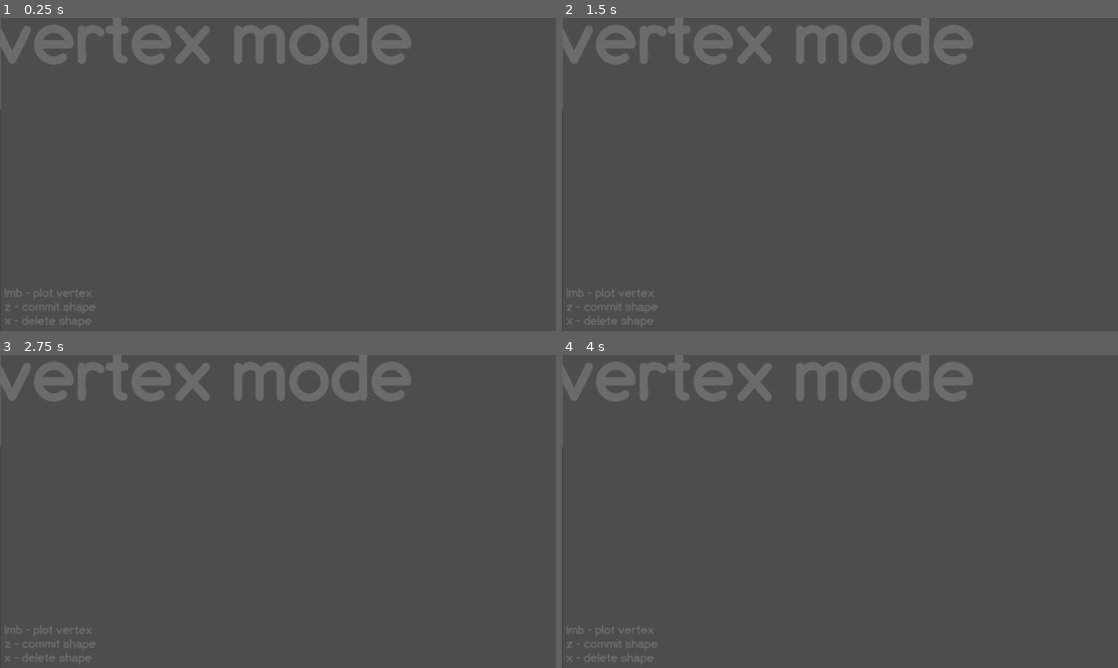
Above: before the commit, frames 1-4 (two rows, left to right).
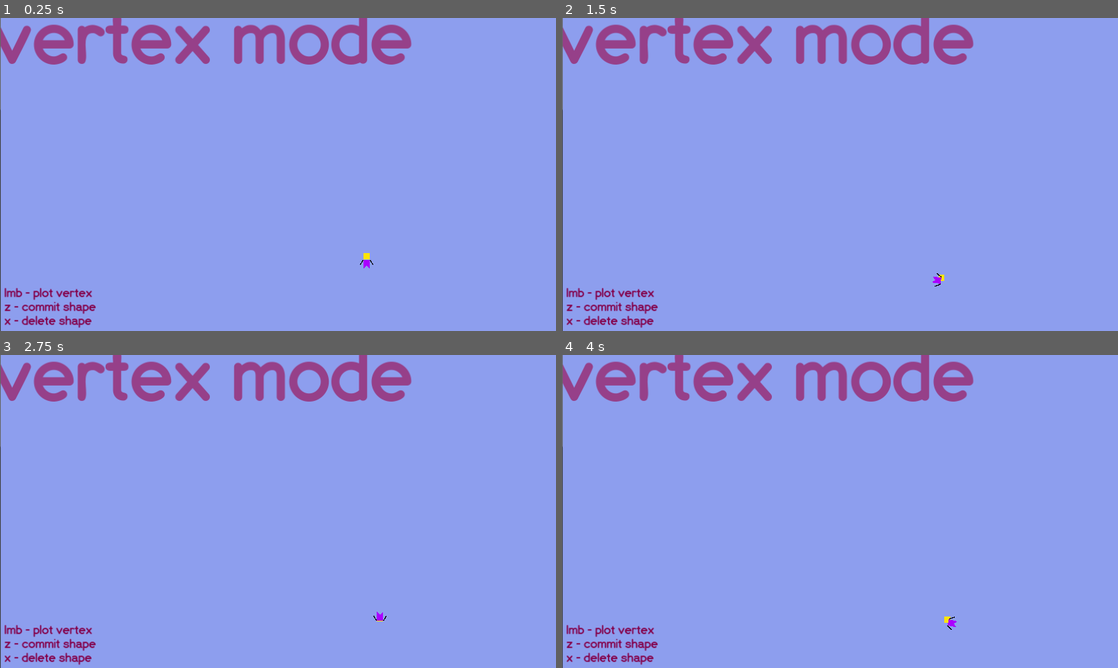
Above: after the commit, the same moments.

Repository: gamesforklaus/brainfluff
Game: Godot game, scene res://scene/root.tscn
Same seed, same stepped clock (60 frames per second), same inputs: the game is played once before the commit and once after it. Sound files missing from this copy of the repository are replaced by a short silence.
Inputs (mouse positions are in pixels of both pictures, inside the frame that each line leads up to):
- Up to frame 1 (0.25 s): no input
- Up to frame 2 (1.5 s): tap Enter at 0.5 s; move the mouse to (962, 158) at 0.52 s; hold Right (rightMove, bound only after the commit) 0.53-1.28 s; tap Space (jumpAction, bound only after the commit) at 0.6, 0.77, 1.07 s; click (962, 158) at 0.67 s; move the mouse to (728, 190) at 1.27 s; hold Left (leftMove, bound only after the commit) from 1.28 s (still down); tap Z at 1.35 s
- Up to frame 3 (2.75 s): tap Space (jumpAction, bound only after the commit) at 1.52, 1.55, 1.82, 2.3 s; move the mouse to (333, 442) at 2.02 s; release Left (leftMove, bound only after the commit) at 2.03 s; hold Right (rightMove, bound only after the commit) from 2.03 s (still down); tap X at 2.1 s
- Up to frame 4 (4 s): tap Space (jumpAction, bound only after the commit) at 2.75, 2.85, 3.02, 3.32, 3.77, 3.8 s; move the mouse to (812, 574) at 2.77 s; click (812, 574) at 2.92 s; tap Enter at 3.5 s; move the mouse to (1006, 558) at 3.52 s; release Right (rightMove, bound only after the commit) at 3.53 s; hold Left (leftMove, bound only after the commit) from 3.53 s (still down); tap Z at 3.6 s

The runs differ from the first frame. In frame 1, 100% of the frame differs, in the area x 0-100%, y 0-100%; in frame 2, 100%; in frame 3, 100%; in frame 4, 100%.

Commit message:
YellowHead v0.01

Diff:
--- a/project.godot
+++ b/project.godot
@@ -59,6 +59,26 @@
 "svg/scale": 3.0
 }
 
+[input]
+
+leftMove={
+"deadzone": 0.5,
+"events": [Object(InputEventKey,"resource_local_to_scene":false,"resource_name":"","device":0,"window_id":0,"alt_pressed":false,"shift_pressed":false,"ctrl_pressed":false,"meta_pressed":false,"pressed":false,"keycode":0,"physical_keycode":4194319,"key_label":0,"unicode":0,"echo":false,"script":null)
+, Object(InputEventKey,"resource_local_to_scene":false,"resource_name":"","device":0,"window_id":0,"alt_pressed":false,"shift_pressed":false,"ctrl_pressed":false,"meta_pressed":false,"pressed":false,"keycode":0,"physical_keycode":65,"key_label":0,"unicode":0,"echo":false,"script":null)
+]
+}
+rightMove={
+"deadzone": 0.5,
+"events": [Object(InputEventKey,"resource_local_to_scene":false,"resource_name":"","device":0,"window_id":0,"alt_pressed":false,"shift_pressed":false,"ctrl_pressed":false,"meta_pressed":false,"pressed":false,"keycode":0,"physical_keycode":4194321,"key_label":0,"unicode":0,"echo":false,"script":null)
+, Object(InputEventKey,"resource_local_to_scene":false,"resource_name":"","device":0,"window_id":0,"alt_pressed":false,"shift_pressed":false,"ctrl_pressed":false,"meta_pressed":false,"pressed":false,"keycode":0,"physical_keycode":68,"key_label":0,"unicode":0,"echo":false,"script":null)
+]
+}
+jumpAction={
+"deadzone": 0.5,
+"events": [Object(InputEventKey,"resource_local_to_scene":false,"resource_name":"","device":0,"window_id":0,"alt_pressed":false,"shift_pressed":false,"ctrl_pressed":false,"meta_pressed":false,"pressed":false,"keycode":0,"physical_keycode":32,"key_label":0,"unicode":0,"echo":false,"script":null)
+]
+}
+
 [physics]
 
 2d/run_on_separate_thread=true
@@ -66,3 +86,4 @@
 [rendering]
 
 renderer/rendering_method="mobile"
+environment/defaults/default_clear_color=Color(0.552941, 0.619608, 0.933333, 1)
--- /dev/null
+++ b/scene/property/swatch_property.tscn
@@ -0,0 +1,3 @@
+[gd_scene format=3 uid="uid://nidui24hp1p2"]
+
+[node name="swatch" type="HBoxContainer"]
--- a/scene/root.tscn
+++ b/scene/root.tscn
@@ -1,18 +1,19 @@
-[gd_scene load_steps=5 format=3 uid="uid://djeks4n1klevb"]
+[gd_scene load_steps=6 format=3 uid="uid://c3e36315gytnu"]
 
 [ext_resource type="FontFile" uid="uid://18rahk40gh2j" path="res://fnt/EspressoDolce.ttf" id="1_q8hnx"]
 [ext_resource type="Script" path="res://script/tool.gd" id="2_m2to2"]
 [ext_resource type="PackedScene" uid="uid://dhhxr3dbvqhoy" path="res://scene/tools/vertex_tool.tscn" id="3_yymin"]
+[ext_resource type="Script" path="res://script/Player.gd" id="4_yaybw"]
 
-[sub_resource type="AudioStreamWAV" id="AudioStreamWAV_5podo"]
-loop_mode = 1
+[sub_resource type="RectangleShape2D" id="RectangleShape2D_os34n"]
+size = Vector2(14, 14)
 
 [node name="root" type="Node"]
 
 [node name="ui" type="CanvasLayer" parent="."]
 
 [node name="mode" type="RichTextLabel" parent="ui"]
-modulate = Color(1, 1, 1, 0.4)
+modulate = Color(1, 0.113725, 0.568627, 0.670588)
 offset_left = -18.0
 offset_top = -41.0
 offset_right = 1346.0
@@ -26,7 +27,7 @@
 metadata/_edit_lock_ = true
 
 [node name="instruction" type="RichTextLabel" parent="ui"]
-modulate = Color(1, 1, 1, 0.4)
+modulate = Color(0.85098, 0, 0.47451, 1)
 clip_contents = false
 offset_left = 10.0
 offset_top = 618.0
@@ -56,15 +57,68 @@
 
 [node name="vertex_tool" parent="tool_manager" instance=ExtResource("3_yymin")]
 
-[node name="AudioStreamPlayer" type="AudioStreamPlayer" parent="tool_manager"]
-stream = SubResource("AudioStreamWAV_5podo")
-volume_db = 0.444
-autoplay = true
-
 [node name="world" type="Node2D" parent="."]
 
 [node name="geometry" type="Node" parent="world"]
 
+[node name="StaticBody2D" type="StaticBody2D" parent="world/geometry"]
+
+[node name="CollisionPolygon2D" type="CollisionPolygon2D" parent="world/geometry/StaticBody2D"]
+polygon = PackedVector2Array(158, 251, 250, 251, 236, 310, 173, 310)
+
 [node name="connector" type="Node" parent="world"]
 
 [node name="editor_cam" type="Camera2D" parent="world"]
+position_smoothing_enabled = true
+
+[node name="player" type="Node" parent="world"]
+
+[node name="RigidBody2D" type="RigidBody2D" parent="world/player"]
+position = Vector2(204, 172)
+script = ExtResource("4_yaybw")
+
+[node name="RigidBody2D" type="RigidBody2D" parent="world/player/RigidBody2D"]
+mass = 0.25
+
+[node name="Polygon2D2" type="Polygon2D" parent="world/player/RigidBody2D/RigidBody2D"]
+color = Color(1, 0.898039, 0, 1)
+polygon = PackedVector2Array(-7, -5, 7, -5, 7, -19, -7, -19)
+
+[node name="CollisionShape2D" type="CollisionShape2D" parent="world/player/RigidBody2D/RigidBody2D"]
+position = Vector2(0, -12)
+shape = SubResource("RectangleShape2D_os34n")
+disabled = true
+
+[node name="Polygon2D" type="Polygon2D" parent="world/player/RigidBody2D"]
+position = Vector2(0, -0.0205688)
+scale = Vector2(1, 1.00121)
+color = Color(0.670588, 0, 1, 1)
+polygon = PackedVector2Array(-7, 17, 0, 9.3134, 7, 17, 7, -3.86364, 0, -3.86364, -7, -3.86364)
+
+[node name="Line2D" type="Line2D" parent="world/player/RigidBody2D/Polygon2D"]
+position = Vector2(0, -0.97824)
+scale = Vector2(1, 0.993506)
+points = PackedVector2Array(-8, -3, -15, 9)
+width = 2.0
+default_color = Color(0, 0, 0, 1)
+sharp_limit = 1.0
+round_precision = 6
+
+[node name="Line2D2" type="Line2D" parent="world/player/RigidBody2D/Polygon2D"]
+position = Vector2(1.56724e-08, 5.01451)
+rotation = -3.14159
+scale = Vector2(1, 0.993506)
+points = PackedVector2Array(-15, -2.99993, -7.99996, 9.00004)
+width = 2.0
+default_color = Color(0, 0, 0, 1)
+sharp_limit = 1.0
+round_precision = 6
+
+[node name="CollisionPolygon2D" type="CollisionPolygon2D" parent="world/player/RigidBody2D"]
+polygon = PackedVector2Array(-7, 17, 0, 9, 7, 17, 7, -4, -7, -4)
+
+[node name="PinJoint2D" type="PinJoint2D" parent="world/player/RigidBody2D"]
+position = Vector2(0, -5)
+node_a = NodePath("..")
+node_b = NodePath("../RigidBody2D")
+softness = 1.16
--- a/scene/vertex_mode.tscn
+++ b/scene/vertex_mode.tscn
@@ -1,8 +1,10 @@
-[gd_scene load_steps=4 format=3 uid="uid://d1udl16al55us"]
+[gd_scene load_steps=6 format=3 uid="uid://d1udl16al55us"]
 
 [ext_resource type="Theme" uid="uid://oa8g4n8ubs05" path="res://gfx/ui/theme.tres" id="1_ij5wm"]
 [ext_resource type="PackedScene" uid="uid://depvnynlv1ise" path="res://scene/property/switch_property.tscn" id="2_v0rlg"]
 [ext_resource type="PackedScene" uid="uid://bbbaa06aawvwb" path="res://scene/property/drop_property.tscn" id="3_nl0jy"]
+[ext_resource type="PackedScene" uid="uid://nidui24hp1p2" path="res://scene/property/swatch_property.tscn" id="4_603iw"]
+[ext_resource type="Script" path="res://script/prop_swatch.gd" id="4_dn2wr"]
 
 [node name="vertex_mode" type="Control"]
 layout_mode = 3
@@ -73,6 +75,35 @@
 TARGET = "vertex/physics"
 DESCRIPTION = "Applies physics to newly plotted geometry."
 
+[node name="swatch" parent="sort" node_paths=PackedStringArray("NAME_NODE", "VALUE_NODE") instance=ExtResource("4_603iw")]
+layout_mode = 2
+script = ExtResource("4_dn2wr")
+NAME_NODE = NodePath("property_name")
+VALUE_NODE = NodePath("ColorPicker")
+NAME = "HEX Color Picker"
+TARGET = "vertex/color"
+DESCRIPTION = "Applies Coloring to your shapes!"
+
+[node name="property_name" type="RichTextLabel" parent="sort/swatch"]
+custom_minimum_size = Vector2(100, 0)
+layout_mode = 2
+bbcode_enabled = true
+text = "Property Name"
+fit_content = true
+
+[node name="ColorPicker" type="ColorPicker" parent="sort/swatch"]
+layout_mode = 2
+color = Color(0, 0, 1, 1)
+edit_alpha = false
+picker_shape = 4
+can_add_swatches = false
+sampler_visible = false
+color_modes_visible = false
+sliders_visible = false
+presets_visible = false
+
+[connection signal="color_changed" from="sort/swatch/ColorPicker" to="sort/swatch" method="_on_color_picker_color_changed"]
+
 [editable path="sort/mode"]
 [editable path="sort/h_origin"]
 [editable path="sort/physics"]
--- /dev/null
+++ b/script/Player.gd
@@ -0,0 +1,16 @@
+# Player.gd, currently just an example taken off the internet that was slightly edited,
+#but hopefully...
+#will evolve into it's own thing.
+extends RigidBody2D
+
+var speed = 40
+var jump_speed = -10
+var gravity = 20
+
+func _physics_process(delta):
+	# Input affects x axis only
+	linear_velocity.x = Input.get_axis("leftMove", "rightMove") * speed
+
+	# Only allow jumping when on the ground
+	if Input.is_action_just_pressed("jumpAction"):
+		linear_velocity.y = jump_speed
--- a/script/config.gd
+++ b/script/config.gd
@@ -9,6 +9,7 @@
 		"h_origin" : true,
 		"mode"     : 0,
 		"physics"  : true,
+		"color"  : 0x0000ff,
 	}
 }
 
--- a/script/poly.gd
+++ b/script/poly.gd
@@ -31,7 +31,12 @@
 
 func _ready() -> void:
 	# Set color
-	set_color(COLOR[type])
+	if type == TYPE.STATIC or type == TYPE.PHYSICS:
+		var colorPick = Config.get_config_value("vertex/color")
+		set_color(colorPick)
+	else:
+		# Set color
+		set_color(COLOR[type])
 
 # FUNCTION
 #-------------------------------------------------------------------------------
--- /dev/null
+++ b/script/prop_swatch.gd
@@ -0,0 +1,21 @@
+# prop_swatch.gd
+extends Property
+class_name ColorProperty
+
+# Swatch property, associated
+# with colors.
+
+# Initialization
+func _ready():
+	# Run init function
+	initialize()
+
+	# Update value to match config
+	var val = Config.get_config_value(TARGET)
+	if val == null:
+		push_warning("Could not obtain config value! - " + str(self))
+		return
+	VALUE_NODE.color = val
+
+func _on_color_picker_color_changed(color):
+	Config.set_config_value(TARGET, color)
--- a/script/sound_bus.gd
+++ b/script/sound_bus.gd
@@ -11,7 +11,8 @@
 	preload("res://snd/delete.wav"),
 	preload("res://snd/joint.wav"),
 	preload("res://snd/plot.wav"),
-	preload("res://snd/stamp.wav")
+	preload("res://snd/stamp.wav"),
+	preload("res://snd/mus_editor.wav")
 ]
 
 # ID enum
@@ -21,7 +22,8 @@
 	Delete,
 	Joint,
 	Plot,
-	Stamp
+	Stamp,
+	EditorMus
 }
 
 # FUNCTION
